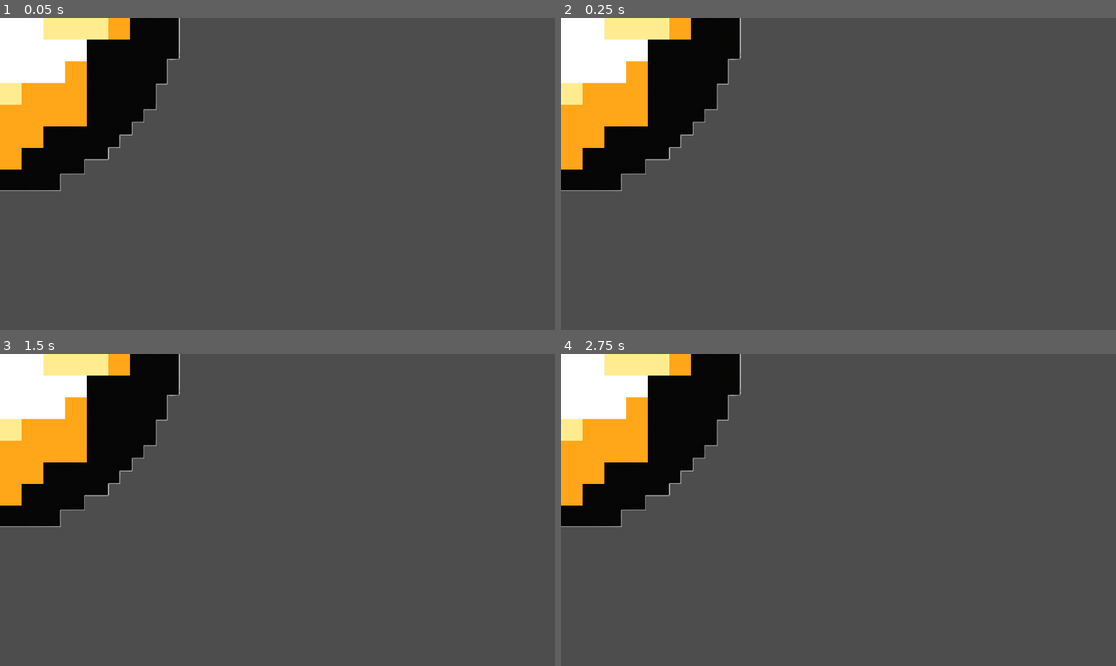
Above: before the commit, frames 1-4 (two rows, left to right).
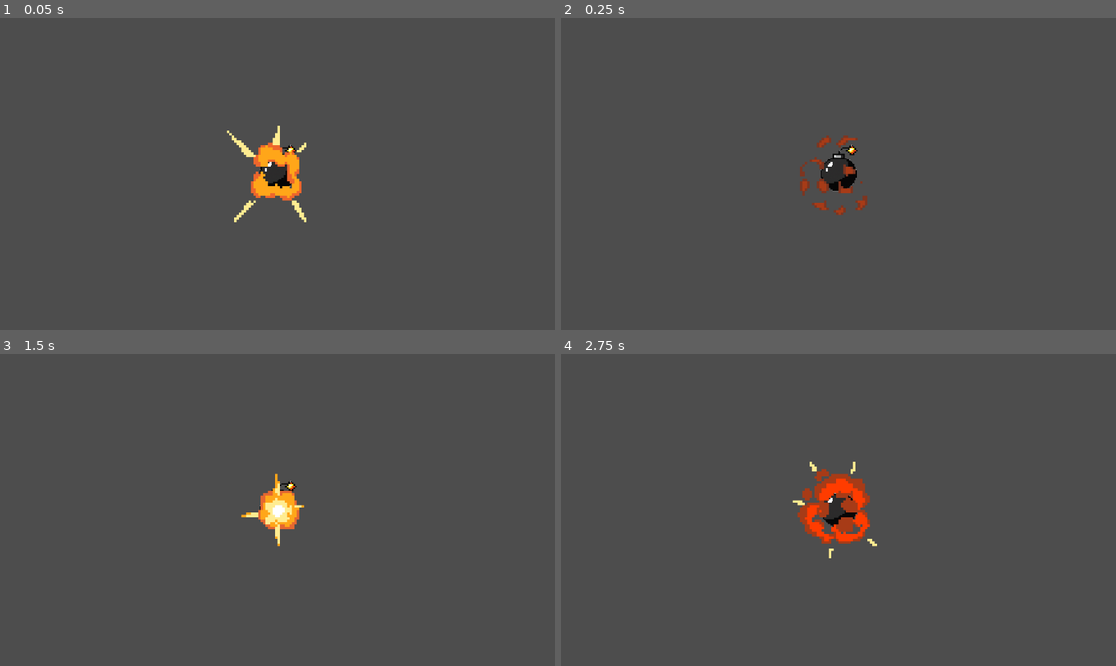
Above: after the commit, the same moments.

Repository: Tanish-Desai/Meteor-Shawaa
Game: Godot game, scene res://scenes/bomb.tscn
The game is run twice, just before and just after one commit, with the same random seed, the same clock (stepped at 60 frames per second) and the same inputs. This scene is started directly instead of the project's main scene.
Inputs (mouse positions are in pixels of both pictures, inside the frame that each line leads up to):
- Up to frame 1 (0.05 s): no input
- Up to frame 2 (0.25 s): no input
- Up to frame 3 (1.5 s): move the mouse to (399, 494) at 0.52 s; move the mouse to (166, 525) at 1.27 s
- Up to frame 4 (2.75 s): move the mouse to (894, 441) at 2.02 s

The runs differ from the first frame. In frame 1, 16% of the frame differs, in the area x 0-56%, y 0-66%; in frame 2, 15%; in frame 3, 15%; in frame 4, 16%, in the area x 0-57%, y 0-66%.

Commit message:
Recalibrated Bomb scene scales with viewport

Diff:
--- a/scenes/bomb.tscn
+++ b/scenes/bomb.tscn
@@ -1,6 +1,7 @@
-[gd_scene load_steps=11 format=3 uid="uid://00dwd4ur88nt"]
+[gd_scene load_steps=12 format=3 uid="uid://00dwd4ur88nt"]
 
 [ext_resource type="Texture2D" uid="uid://h755pfrpsl1m" path="res://assets/sprites/bomb.png" id="1_4kkau"]
+[ext_resource type="Script" uid="uid://ct5v8q8njkfdr" path="res://scripts/bomb.gd" id="1_j15uc"]
 [ext_resource type="Texture2D" uid="uid://b3swtrh5kfhl5" path="res://assets/sprites/blast.png" id="2_vpdcx"]
 
 [sub_resource type="CircleShape2D" id="CircleShape2D_vpdcx"]
@@ -57,15 +58,21 @@
 }]
 
 [node name="Bomb" type="StaticBody2D"]
+script = ExtResource("1_j15uc")
 
 [node name="DefaultBomb" type="Sprite2D" parent="."]
-position = Vector2(-16, -117)
+position = Vector2(-1.00001, -12)
+scale = Vector2(0.1, 0.1)
 texture = ExtResource("1_4kkau")
 
 [node name="CollisionShape2D" type="CollisionShape2D" parent="."]
+position = Vector2(-7.62939e-06, 7.62939e-06)
+scale = Vector2(0.1, 0.1)
 shape = SubResource("CircleShape2D_vpdcx")
 
 [node name="Explosion" type="AnimatedSprite2D" parent="."]
-scale = Vector2(45, 45)
+scale = Vector2(5, 5)
 sprite_frames = SubResource("SpriteFrames_7nxw5")
 animation = &"explosion"
+frame = 2
+frame_progress = 0.239889
--- /dev/null
+++ b/scripts/bomb.gd
@@ -0,0 +1,11 @@
+extends StaticBody2D
+
+
+# Called when the node enters the scene tree for the first time.
+func _ready() -> void:
+	position = get_viewport_rect().size / 2
+
+
+# Called every frame. 'delta' is the elapsed time since the previous frame.
+func _process(delta: float) -> void:
+	$Explosion.play()
Not shown, added: scripts/bomb.gd.uid
